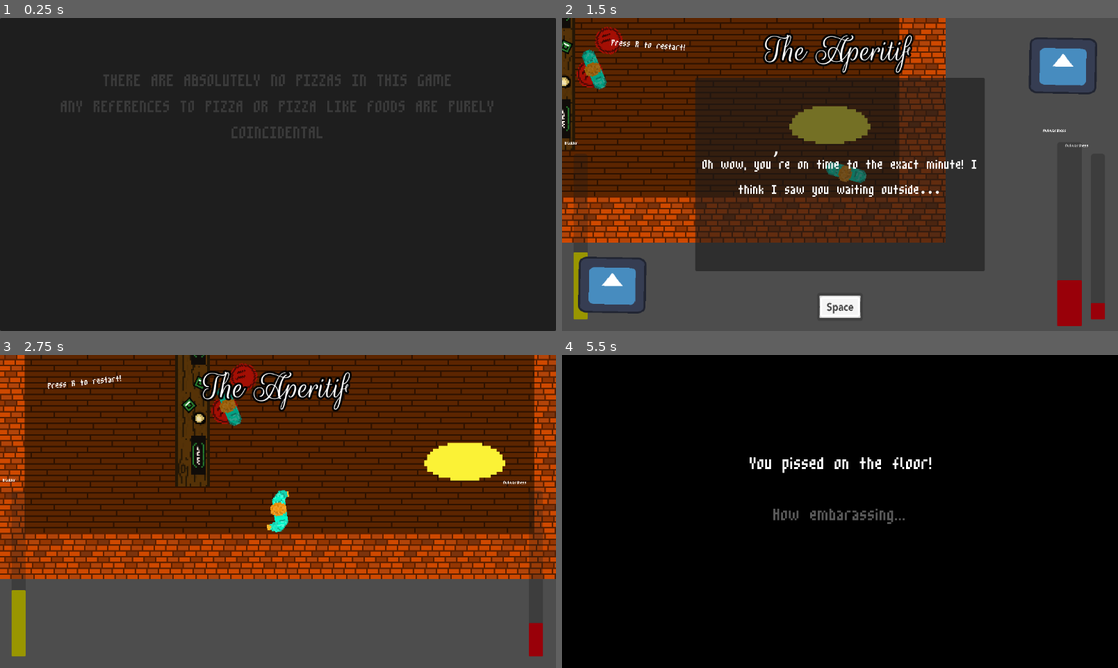
Above: before the commit, frames 1-4 (two rows, left to right).
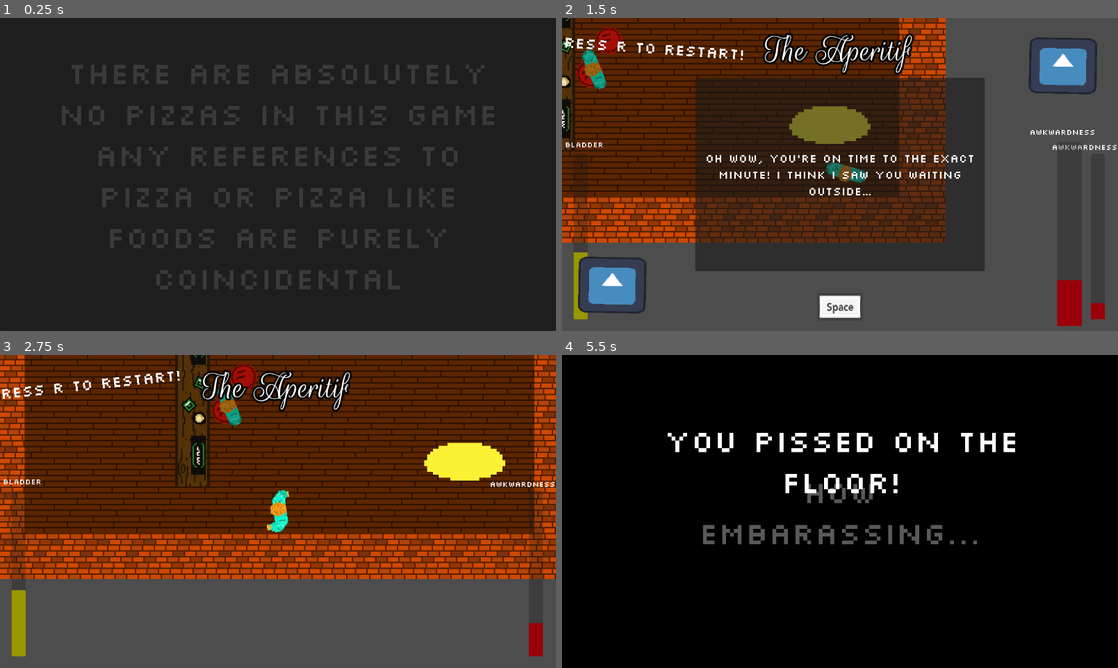
Above: after the commit, the same moments.

Repository: Jibby-Games/PizzaJam11
Game: Godot game, scene res://menu/intro.tscn
Same seed, same stepped clock (60 frames per second), same inputs: the game is played once before the commit and once after it. The engine's default icon, where the game draws it, is replaced by a stand-in: a white triangle on a blue panel in a dark square.
Inputs (mouse positions are in pixels of both pictures, inside the frame that each line leads up to):
- Up to frame 1 (0.25 s): no input
- Up to frame 2 (1.5 s): tap Enter (ui_accept) at 0.5, 0.77 s; move the mouse to (962, 158) at 0.52 s; press the mouse at (962, 158) at 0.53 s; hold D (right) 0.53-1.25 s; release the mouse at (962, 158) at 1.25 s; click "Wait until the start time" at 1.25 s
- Up to frame 3 (2.75 s): tap R (restart) at 2 s; move the mouse to (166, 527) at 2.02 s; hold S (down) from 2.03 s (still down); click (166, 527) at 2.1 s; tap Enter (ui_accept) at 2.27 s
- Up to frame 4 (5.5 s): tap R (restart) at 2.75 s; move the mouse to (895, 442) at 2.77 s; release S (down) at 2.78 s; press the mouse at (895, 442) at 2.78 s; hold D (right) 2.78-3.53 s; move the mouse to (812, 574) at 3.52 s; release the mouse at (812, 574) at 3.53 s; hold W (up) 3.53-4.28 s; click (812, 574) at 3.6 s; tap Enter (ui_accept) at 3.77, 4.52, 5.27 s; move the mouse to (1006, 558) at 4.27 s; press the mouse at (1006, 558) at 4.28 s; hold A (left) from 4.28 s (still down); move the mouse to (673, 464) at 5.02 s; release the mouse at (673, 464) at 5.03 s; click (673, 464) at 5.1 s

The runs differ from the first frame. In frame 1, 7.8% of the frame differs, in the area x 11-89%, y 15-87%; in frame 2, 2.6%; in frame 3, 0.6%; in frame 4, 4.0%.

Commit message:
change default pixel font

Diff:
--- a/ui/bit_theme.tres
+++ b/ui/bit_theme.tres
@@ -1,7 +1,7 @@
 [gd_resource type="Theme" load_steps=2 format=3 uid="uid://bashpvd5fa2jl"]
 
-[ext_resource type="FontFile" uid="uid://brm1k02ldync3" path="res://fonts/m3x6.ttf" id="1_x2288"]
+[ext_resource type="FontFile" uid="uid://dw8noah62y18x" path="res://fonts/Silkscreen-Regular.ttf" id="1_g1mfk"]
 
 [resource]
-default_font = ExtResource("1_x2288")
-default_font_size = 48
+default_font = ExtResource("1_g1mfk")
+default_font_size = 24
Binary file added: fonts/Silkscreen-Bold.ttf
Not shown, added: fonts/Silkscreen-Bold.ttf.import
Binary file added: fonts/Silkscreen-Regular.ttf
Not shown, added: fonts/Silkscreen-Regular.ttf.import
